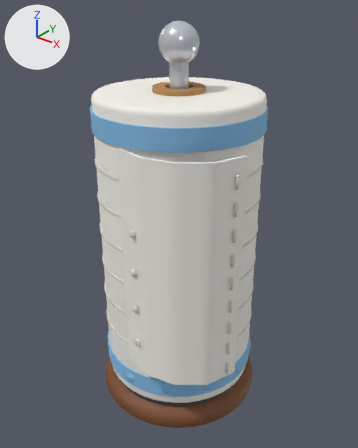
Renders of the glTF model game/assets/models/paper_towel_roll.glb from each side of a commit.
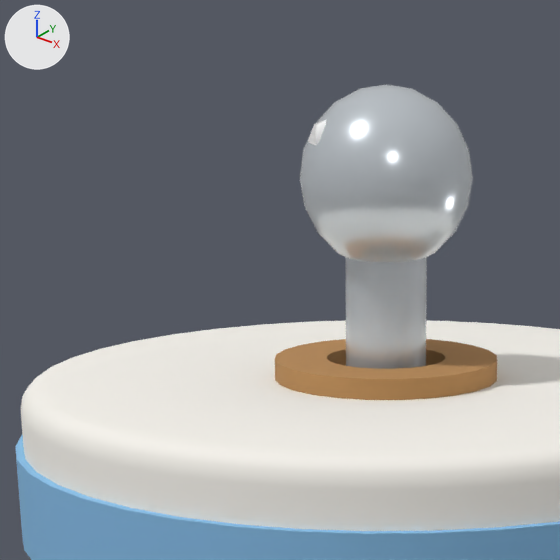
Old and new are each drawn whole from a camera (50 mm lens) standing at (6.53, -8.26, 9.68) and looking at (-0.06, -0.01, 4.57) and again close up on the part from 24% to 62% of the width and 0% to 30% of the height. Lighting does not change. The marker at upper left points along +X, +Y and +Z. The older version's two pictures come first.

The first close-up shows 'PaperTowelRoll'.
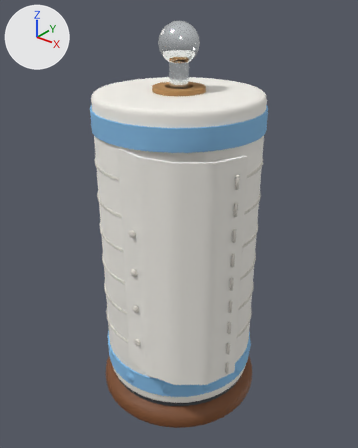
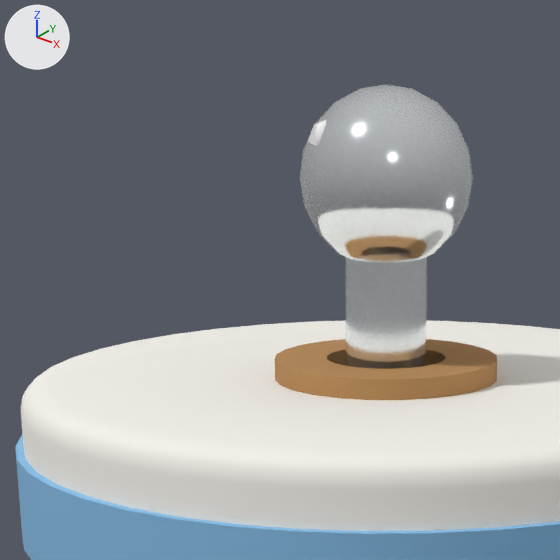
Pixel boxes [x1, y1, x2, y2] of what changed, in the close-ups (560 x 560 px):
'PaperTowelRoll', recoloured, surface changed (light grey to white)
    both: [300, 84, 467, 372]

The change in detail:
Material 'TowelChrome' (mat_towelchrome) changes colour from light grey #d3dae0 to white #eef3f6; in linear values from (0.651, 0.701, 0.745) to (0.855, 0.896, 0.922).
In material 'TowelChrome' (mat_towelchrome), metallic goes from 0.5 to 0.95.
In material 'TowelChrome' (mat_towelchrome), roughness goes from 0.22 to 0.12.
